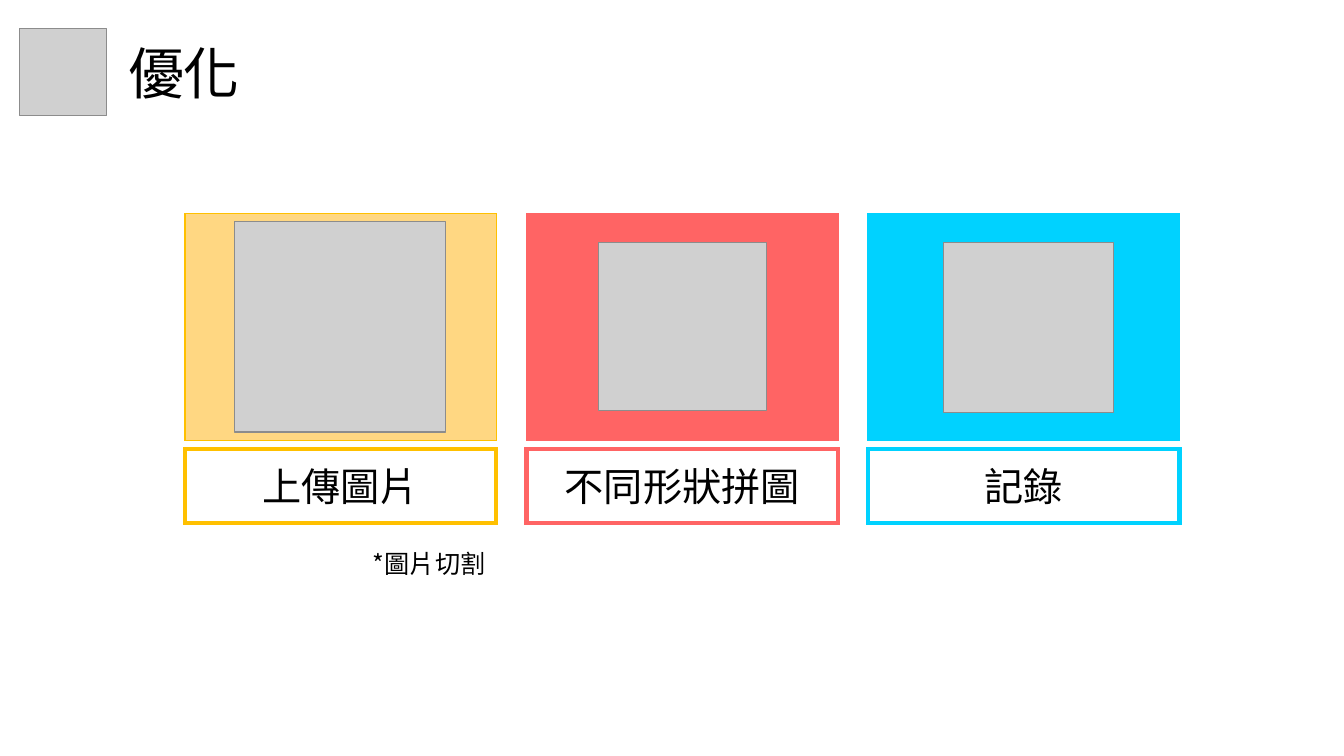
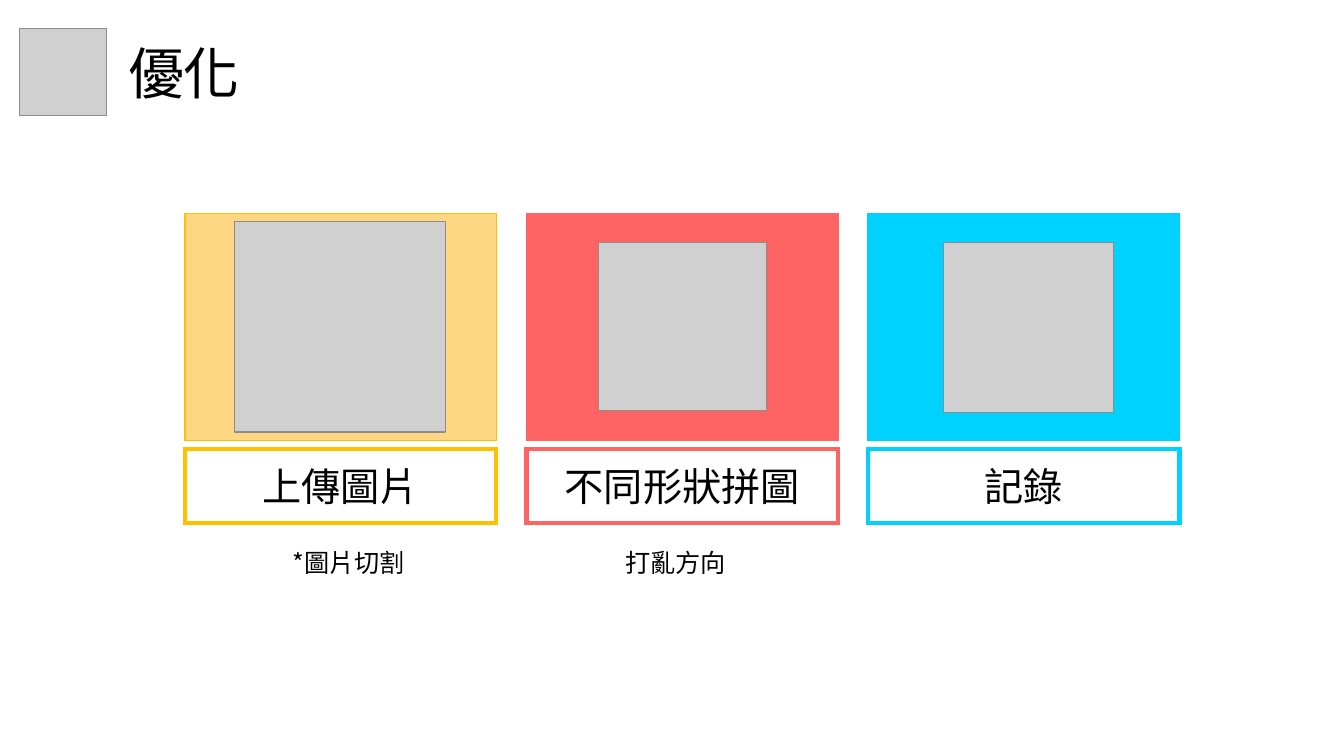
Before and after one commit to steven880913/webProgramFinalProject, a slide deck: slide 12 of 網程期末專案_拼圖遊戲.pptx. Drawn at 1344x756 pixels with LibreOffice and Linux fonts; fonts in the diff are those of the drawing; grey boxes stand for pictures. Boxes give left, top, right and bottom in pixels: in the first picture for what was removed or moved away, otherwise in the second. Text is boxed around its words. In the diff, an @@ line names an element or a change of style, - is before the commit and + after.

```diff
--- a/網程期末專案_拼圖遊戲.pptx
+++ b/網程期末專案_拼圖遊戲.pptx
@@ text "*圖片切割": place and size @@
-text "*圖片切割" at [373, 552, 486, 575]
+text "*圖片切割" at [292, 551, 405, 574]
@@ text added at [625, 550, 726, 574], 18 pt, text #000000 @@
+打亂方向
```
Also in this commit, not shown: 5 other slides changed.
